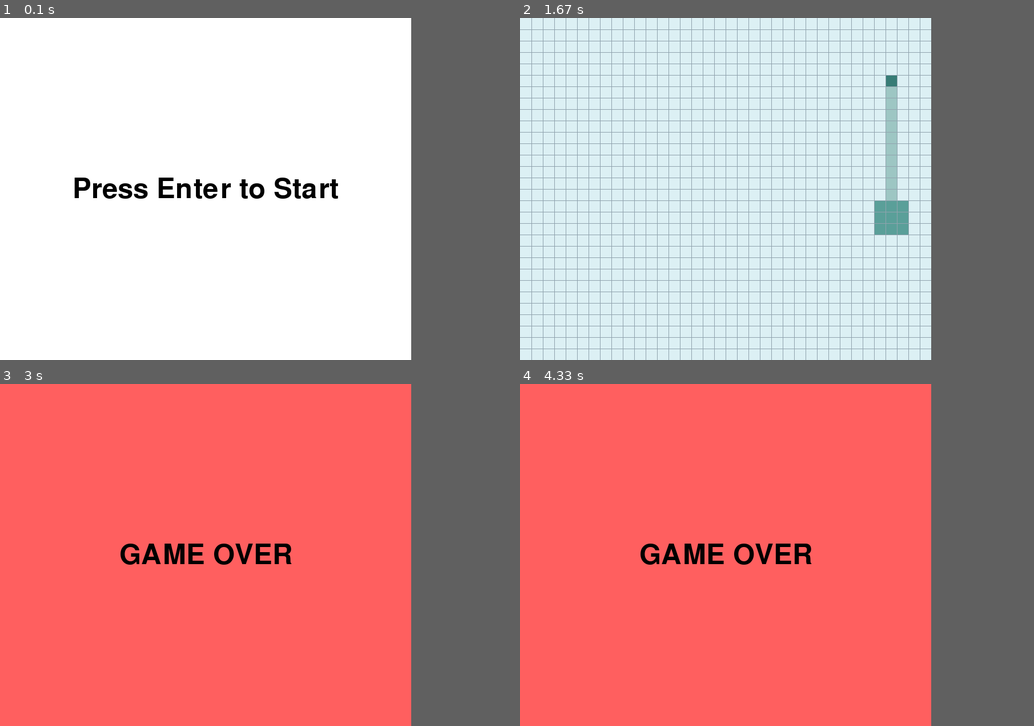
Above: before the commit, frames 1-4 (two rows, left to right).
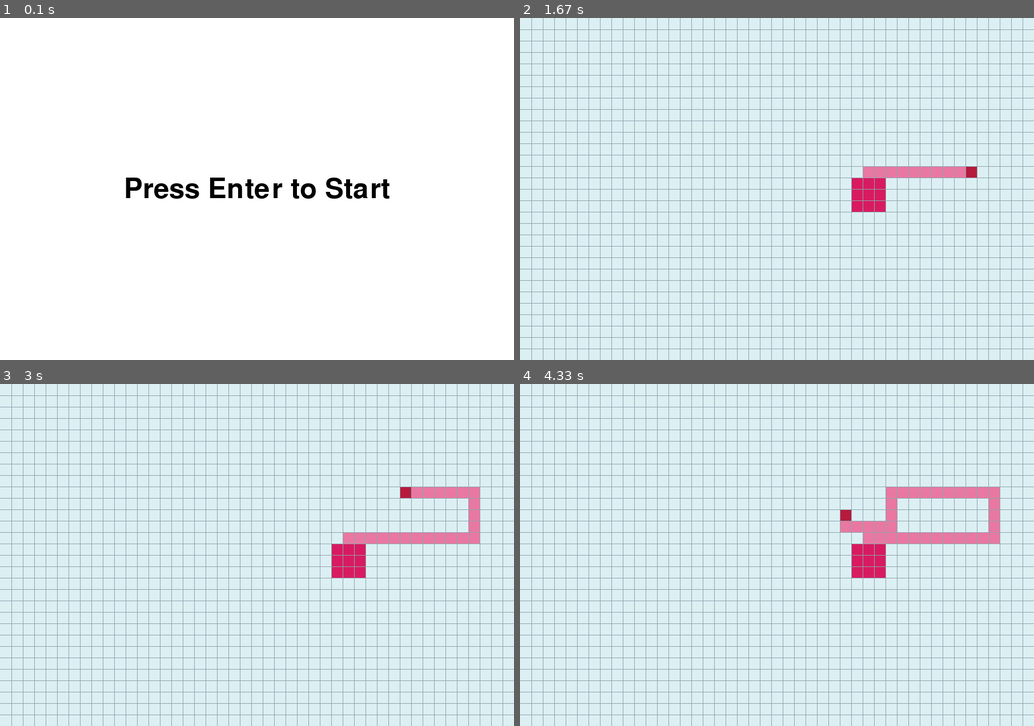
Above: after the commit, the same moments.

Repository: traptrip/paperio-pygame
Game: pygame game, started from app.py
Same seed, same stepped clock (60 frames per second), same inputs: the game is played once before the commit and once after it.
Inputs:
- Up to frame 1 (0.1 s): no input
- Up to frame 2 (1.67 s): tap Enter at 0.33, 1 s; tap D at 0.67 s
- Up to frame 3 (3 s): hold W 1.83-2.3 s; hold A 2.33-2.8 s; hold A from 2.83 s (still down)
- Up to frame 4 (4.33 s): release A at 3.37 s; hold S 3.4-3.7 s; hold A 3.73-4.13 s; hold W from 4.17 s (still down)
In our replay, the window is 720x600 before the commit and 900x600 after it. These sizes can differ from the game's own. Grey fills any space a smaller window leaves; there, only what the larger window draws over its background counts as a difference.

The runs differ from the first frame. In frame 1, 1.8% of the frame differs, in the area x 14-76%, y 46-53%; in frame 2, 4.4%; in frame 3, 83%, in the area x 0-100%, y 0-100%; in frame 4, 83%.

Commit message:
add speed and multiplayer

Diff:
--- a/config.py
+++ b/config.py
@@ -4,7 +4,7 @@
 
 
 class CONSTS:
-    FPS = 10  # частота кадров в секунду
+    FPS = 35  # частота кадров в секунду
     LINE_KILL_SCORE = 10
     MAX_TICK_COUNT = 2000
 
@@ -33,11 +33,13 @@
     SHAPE = (WIDTH, WIDTH)
     # BASE_SPEED = 3
     SPEED = 1
-    NEUTRAL_TERRITORY_SCORE = 0.8
+    MOVEABLE_TICKS = 4
+    NEUTRAL_TERRITORY_SCORE = 0.6
+    ENEMY_TERRITORY_SCORE = 0.9
 
     # характеристики поля
     Y_CELLS_COUNT = 60 // SCALE
-    X_CELLS_COUNT = int(1.2 * 60 // SCALE)
+    X_CELLS_COUNT = int(1.5 * 60 // SCALE)
     WINDOW_HEIGHT = Y_CELLS_COUNT * HEIGHT
     WINDOW_WIDTH = X_CELLS_COUNT * WIDTH
 
--- a/game_objects/player.py
+++ b/game_objects/player.py
@@ -8,8 +8,8 @@
 
     def __init__(self, player_id, name, pos, color):
         self.id = player_id
-        self.x = pos[0]
-        self.y = pos[1]
+        self.x = self.prev_x = pos[0]
+        self.y = self.prev_y = pos[1]
         self.player_commands = {
             'up': CONSTS.UP,
             'down': CONSTS.DOWN,
@@ -28,24 +28,40 @@
         self.score = 0
         self.tick_score = 0
         self.direction = self.player_commands['up']
-
+        self.tick = 0
+        self.moveable_tick = CONSTS.MOVEABLE_TICKS
         self.speed = CONSTS.SPEED
-        self.is_alive = True
 
     def change_direction(self, command):
-        if command == self.player_commands['up'] and self.direction != self.player_commands['down']:
+        true_dir = self.__get_true_direction()
+        if command == self.player_commands['up'] and true_dir != 'down':
             self.direction = self.player_commands['up']
 
-        elif command == self.player_commands['down'] and self.direction != self.player_commands['up']:
+        elif command == self.player_commands['down'] and true_dir != 'up':
             self.direction = self.player_commands['down']
 
-        elif command == self.player_commands['left'] and self.direction != self.player_commands['right']:
+        elif command == self.player_commands['left'] and true_dir != 'right':
             self.direction = self.player_commands['left']
 
-        elif command == self.player_commands['right'] and self.direction != self.player_commands['left']:
+        elif command == self.player_commands['right'] and true_dir != 'left':
             self.direction = self.player_commands['right']
 
+    def __get_true_direction(self):
+        x_dir = self.x - self.prev_x
+        y_dir = self.y - self.prev_y
+        if x_dir > 0:
+            return 'right'
+        elif x_dir < 0:
+            return 'left'
+        else:
+            if y_dir > 0:
+                return 'down'
+            elif y_dir < 0:
+                return 'up'
+        return None
+
     def move(self):
+        self.prev_x, self.prev_y = self.x, self.y
         if self.direction == self.player_commands['up']:
             self.y -= self.speed
         elif self.direction == self.player_commands['down']:
@@ -55,25 +71,9 @@
         elif self.direction == self.player_commands['right']:
             self.x += self.speed
 
-        # check death collisions
-        if self.y < 0 or self.y >= CONSTS.Y_CELLS_COUNT or self.x < 0 or self.x >= CONSTS.X_CELLS_COUNT or \
-                (self.x, self.y) in self.line_points:
-            if self.y < 0:
-                self.y += 1
-            if self.y >= CONSTS.Y_CELLS_COUNT:
-                self.y -= 1
-            if self.x < 0:
-                self.x += 1
-            if self.x >= CONSTS.X_CELLS_COUNT:
-                self.x -= 1
-            self.kill_player()
-
     def update_line(self):
         if (self.x, self.y) not in self.territory.points or len(self.line_points) > 0:
             self.line_points.append((self.x, self.y))
-
-    def kill_player(self):
-        self.is_alive = False
 
     def get_state(self):
         return {
@@ -92,12 +92,19 @@
             'position': (self.x, self.y),
         }
 
-    # def is_ate(self, players_to_captured):
-    #     for p, captured in players_to_captured.items():
-    #         position, is_move = self.get_position()
-    #         if self != p and position in captured and (is_move or self.get_prev_position() in captured):
-    #             return True, p
-    #     return False, None
+    def get_position(self):
+        return self.x, self.y
+
+    def is_eaten(self, players_grabs):
+        """
+        :param players_grabs: captured territories for all players
+        :return: True if player has been eaten by other player, player that eat this player or None
+        """
+        for p, captured in players_grabs.items():
+            position = self.get_position()
+            if self != p and position in captured:
+                return True, p
+        return False, None
 
 
 class Player2(Player):
@@ -110,3 +117,26 @@
             'right': CONSTS.D
         }
         self.direction = self.player_commands['up']
+
+    # def move(self):
+    #     if self.direction == self.player_commands['up']:
+    #         self.y -= 0
+    #     elif self.direction == self.player_commands['down']:
+    #         self.y += 0
+    #     elif self.direction == self.player_commands['left']:
+    #         self.x -= 0
+    #     elif self.direction == self.player_commands['right']:
+    #         self.x += 0
+    #
+    #     # check death collisions
+    #     if self.y < 0 or self.y >= CONSTS.Y_CELLS_COUNT or self.x < 0 or self.x >= CONSTS.X_CELLS_COUNT or \
+    #             (self.x, self.y) in self.line_points:
+    #         if self.y < 0:
+    #             self.y += 1
+    #         if self.y >= CONSTS.Y_CELLS_COUNT:
+    #             self.y -= 1
+    #         if self.x < 0:
+    #             self.x += 1
+    #         if self.x >= CONSTS.X_CELLS_COUNT:
+    #             self.x -= 1
+    #         self.kill_player()
--- a/game_objects/scene.py
+++ b/game_objects/scene.py
@@ -1,3 +1,6 @@
+import copy
+from typing import Dict, List
+
 import pygame
 
 from game_objects.player import Player, Player2
@@ -120,9 +123,9 @@
         self.players = [Player(1, 'player1',
                                get_random_coordinates(),
                                CONSTS.PLAYER_COLORS[0]),
-                        # Player2(2, 'player2',
-                        #         (CONSTS.X_CELLS_COUNT // 3 * 2, CONSTS.Y_CELLS_COUNT // 2),
-                        #         CONSTS.PLAYER_COLORS[1])
+                        Player2(2, 'player2',
+                                (CONSTS.X_CELLS_COUNT // 3 * 2, CONSTS.Y_CELLS_COUNT // 2),
+                                CONSTS.PLAYER_COLORS[1])
                         ]
         self.losers = []
         self.scene_status = {
@@ -136,55 +139,140 @@
                     player.change_direction(event.key)
                     break
 
+    @staticmethod
+    def collision_resolution(players_grabs: Dict[Player, set]):
+        pg = {player: grab for player, grab in players_grabs.items() if not player.is_eaten(players_grabs)[0]}
+        res_pg = {player: copy.copy(grab) for player, grab in pg.items()}
+        for player1, captured1 in pg.items():
+            for player2, captured2 in pg.items():
+                if player1 != player2:
+                    res_pg[player1].difference_update(captured2)  # remove captured2 from first players grabs
+        return res_pg
+
+    @staticmethod
+    def is_player_lose(player: Player, players: List[Player]):
+        is_lose = False
+
+        # face the boarder or cross the line
+        if player.y < 0 or player.y >= CONSTS.Y_CELLS_COUNT or player.x < 0 or player.x >= CONSTS.X_CELLS_COUNT or \
+                (player.x, player.y) in player.line_points[:-1]:
+            is_lose = True
+
+        # line crossed by other player
+        for p in players:
+            if (p.x, p.y) in player.line_points[:-1]:
+                if p != player:
+                    p.tick_score += CONSTS.LINE_KILL_SCORE
+                is_lose = True
+
+        # faced with other player
+        for p in players:
+            if (player.x, player.y) == (p.x, p.y) and p != player:
+                if len(player.line_points) >= len(p.line_points):  # win player with longer line
+                    is_lose = True
+
+        # if player lost his territory
+        if len(player.territory.points) == 0:
+            is_lose = True
+
+        return is_lose
+
+    def __clear_board_from_loser(self, player: Player):
+        # clear the head and line points
+        for point in player.line_points[:-1]:
+            self.grid[point].change_color(CONSTS.EMPTY_CELL_COLOR)
+        # clear territory
+        for point in player.territory.points:
+            self.grid[point].change_color(CONSTS.EMPTY_CELL_COLOR)
+
     def update(self):
         status = self.__update_scene_status()
-        self.__update_grid()
+        self.__update()
         return status
 
     def render(self):
+        for player in self.players:
+            self.__draw_player_territory(player)
+        for player in self.players:
+            self.__draw_player_head(player)
+            self.__draw_player_line(player)
         self.grid.draw()
 
-    def __update_grid(self):
-        for player in self.players:
-            self.__update_territory(player)
-            self.__update_player(player)
-            self.__update_player_lines(player)
-
-    def __update_territory(self, player: Player):
-        captured = player.territory.capture(player.line_points)
-        if len(captured) > 0:
-            player.line_points.clear()
-            self.__update_score(player, len(captured))
-            player.territory.points.update(captured)
-
+    def __update(self):
+        for p in self.players:
+            p.tick += 1
+        # move players
+        for player in self.players:
+            if player.tick % player.moveable_tick == 0:
+                player.move()
+
+        # count captured territories
+        players_grabs = {}
+        for player in self.players:
+            if player.tick % player.moveable_tick == 0:
+                player.update_line()
+                captured = player.territory.capture(player.line_points)
+                players_grabs[player] = captured
+                if len(captured) > 0:
+                    player.line_points.clear()
+                    player.tick_score += CONSTS.NEUTRAL_TERRITORY_SCORE * len(captured)
+
+        # catch losers
+        for player in self.players:
+            is_lose = self.is_player_lose(player, self.players)
+            if is_lose:
+                self.losers.append(player)
+
+        # collision resolving
+        players_grabs = self.collision_resolution(players_grabs)
+
+        # update losers list
+        for player in self.players:
+            is_lose, p = player.is_eaten(players_grabs)
+            if is_lose:
+                self.losers.append(player)
+
+        # update territories
+        for player in self.players:
+            captured = players_grabs.get(player, set())
+
+            # player.tick_action()
+
+            if captured:
+                player.territory.points.update(captured)
+                for p in self.players:
+                    if p != player:
+                        removed = p.territory.remove_points(captured)
+                        player.tick_score += \
+                            (CONSTS.ENEMY_TERRITORY_SCORE - CONSTS.NEUTRAL_TERRITORY_SCORE) * len(removed)
+
+        # remove losers from players list
+        for player in self.losers:
+            if player in self.players:
+                self.players.remove(player)
+                self.__clear_board_from_loser(player)
+
+        # update players scores
+        for player in self.players:
+            player.score += player.tick_score
+            player.tick_score = 0
+
+    def __draw_player_territory(self, player):
         for point in player.territory.points:
             self.grid[point].change_color(player.territory.color)
             self.grid[point].prev_color = player.territory.color
 
-    @staticmethod
-    def __update_score(player: Player, captured_length):
-        player.tick_score += CONSTS.NEUTRAL_TERRITORY_SCORE * captured_length
-
-    def __update_player(self, player: Player):
-        # player head
-        prev_player_x, prev_player_y = player.x, player.y
-        player.move()
-        self.grid[prev_player_x, prev_player_y].change_color(self.grid[prev_player_x, prev_player_y].prev_color)
-        self.grid[player.x, player.y].change_color(player.color)
-
-    def __update_player_lines(self, player: Player):
-        # player lines
-        player.update_line()
+    def __draw_player_line(self, player):
         for point in player.line_points:
             if point != (player.x, player.y):
                 self.grid[point].change_color(player.line_color)
 
+    def __draw_player_head(self, player):
+        if player.prev_x is not None:
+            self.grid[player.prev_x, player.prev_y].change_color(self.grid[player.prev_x, player.prev_y].prev_color)
+        self.grid[player.x, player.y].change_color(player.color)
+
     def __update_scene_status(self):
-        for player in self.players:
-            if not player.is_alive:
-                self.losers.append(player)
-                self.players.remove(player)
-                self.__clear_board_from_player(player)
         if not self.players:
             self.switch2scene(TitleScene(self.screen,
                                          "GAME OVER",
@@ -197,12 +285,10 @@
                                          f"WINNER: {self.players[0].name}",
                                          pos=(CONSTS.WINDOW_WIDTH // 2, CONSTS.WINDOW_HEIGHT // 2),
                                          color=CONSTS.WHITE))
+
+        # if len(self.players) == 1:
+        #     self.switch2scene(TitleScene(self.screen,
+        #                                  f"WINNER: {self.players[0].name}",
+        #                                  pos=(CONSTS.WINDOW_WIDTH // 2, CONSTS.WINDOW_HEIGHT // 2),
+        #                                  color=CONSTS.WHITE))
         return self.scene_status
-
-    def __clear_board_from_player(self, player: Player):
-        # clear the head and line points
-        for point in player.line_points:
-            self.grid[point].change_color(CONSTS.EMPTY_CELL_COLOR)
-        # clear territory
-        for point in player.territory.points:
-            self.grid[point].change_color(CONSTS.EMPTY_CELL_COLOR)
--- a/game_objects/territory.py
+++ b/game_objects/territory.py
@@ -53,7 +53,8 @@
         captured = []
         for x in range(max_x, min_x, -1):
             for y in range(max_y, min_y, -1):
-                if (x, y) not in self.points and in_polygon(x, y, polygon_x_arr, polygon_y_arr):
+                # if (x, y) not in self.points and in_polygon(x, y, polygon_x_arr, polygon_y_arr):
+                if (x, y) not in self.points and in_polygon(x, y, boundary):
                     captured.append((x, y))
         return captured
 
@@ -97,47 +98,46 @@
 
         if len(captured) > 0:
             self.changed = True
+
         return captured
 
+    def remove_points(self, points):
+        removed = []
+        for point in points:
+            if point in self.points:
+                self.points.discard(point)
+                removed.append(point)
 
+        if len(removed) > 0:
+            self.changed = True
+        return removed
 
-    # def remove_points(self, points):
-    #     removed = []
-    #     for point in points:
-    #         if point in self.points:
-    #             self.points.discard(point)
-    #             removed.append(point)
-    #
-    #     if len(removed) > 0:
-    #         self.changed = True
-    #     return removed
-    #
-    # def split(self, line, direction, player):
-    #     removed = []
-    #     l_point = line[0]
-    #
-    #     if any([point in self.points for point in line]):
-    #         for point in list(self.points):
-    #             if direction in [CONSTS.UP, CONSTS.DOWN]:
-    #                 if player.x < l_point[0]:
-    #                     if point[0] >= l_point[0]:
-    #                         removed.append(point)
-    #                         self.points.discard(point)
-    #                 else:
-    #                     if point[0] <= l_point[0]:
-    #                         removed.append(point)
-    #                         self.points.discard(point)
-    #
-    #             if direction in [CONSTS.LEFT, CONSTS.RIGHT]:
-    #                 if player.y < l_point[1]:
-    #                     if point[1] >= l_point[1]:
-    #                         removed.append(point)
-    #                         self.points.discard(point)
-    #                 else:
-    #                     if point[1] <= l_point[1]:
-    #                         removed.append(point)
-    #                         self.points.discard(point)
-    #
-    #     if len(removed) > 0:
-    #         self.changed = True
-    #     return removed
+    def split(self, line, direction, player):
+        removed = []
+        l_point = line[0]
+
+        if any([point in self.points for point in line]):
+            for point in list(self.points):
+                if direction in [CONSTS.UP, CONSTS.DOWN]:
+                    if player.x < l_point[0]:
+                        if point[0] >= l_point[0]:
+                            removed.append(point)
+                            self.points.discard(point)
+                    else:
+                        if point[0] <= l_point[0]:
+                            removed.append(point)
+                            self.points.discard(point)
+
+                if direction in [CONSTS.LEFT, CONSTS.RIGHT]:
+                    if player.y < l_point[1]:
+                        if point[1] >= l_point[1]:
+                            removed.append(point)
+                            self.points.discard(point)
+                    else:
+                        if point[1] <= l_point[1]:
+                            removed.append(point)
+                            self.points.discard(point)
+
+        if len(removed) > 0:
+            self.changed = True
+        return removed
--- a/helpers.py
+++ b/helpers.py
@@ -1,24 +1,12 @@
 import random
+from shapely.geometry import Point
+from shapely.geometry.polygon import Polygon
 from config import CONSTS
 
 
 def get_random_coordinates():
-    return random.randint(2, CONSTS.X_CELLS_COUNT - 2), \
-           random.randint(2, CONSTS.Y_CELLS_COUNT - 2)
-
-
-class Painter:
-    """Used to organize the drawing / updating procedure. (FIFO)"""
-
-    def __init__(self):
-        self.paintings = []
-
-    def add(self, drawable_obj):
-        self.paintings.append(drawable_obj)
-
-    def paint(self):
-        for drawing in self.paintings:
-            drawing.draw()
+    return random.randint(CONSTS.X_CELLS_COUNT // 4, CONSTS.X_CELLS_COUNT - (CONSTS.X_CELLS_COUNT // 4)), \
+           random.randint(CONSTS.Y_CELLS_COUNT // 4, CONSTS.Y_CELLS_COUNT - (CONSTS.Y_CELLS_COUNT // 4))
 
 
 class DrawableObj:
@@ -62,18 +50,15 @@
     ]
 
 
-def in_polygon(x, y, xp, yp):
+def in_polygon(x, y, boundary):
     """
     :param x: point x coordinate
     :param y: point y coordinate
-    :param xp: array of other x coords
-    :param yp: array of other y coords
+    :param boundary: a polygon
     :return: True if point is inside the polygon else False
     """
-    is_inside = False
-    for i in range(len(xp)):
-        if ((yp[i] <= y < yp[i - 1]) or (yp[i - 1] <= y < yp[i])) and \
-                (x > (xp[i - 1] - xp[i]) * (y - yp[i]) / (yp[i - 1] - yp[i]) + xp[i]):
-            is_inside = not is_inside
+    point = Point(x, y)
+    polygon = Polygon(boundary)
+    is_inside = polygon.contains(point)
 
     return is_inside
